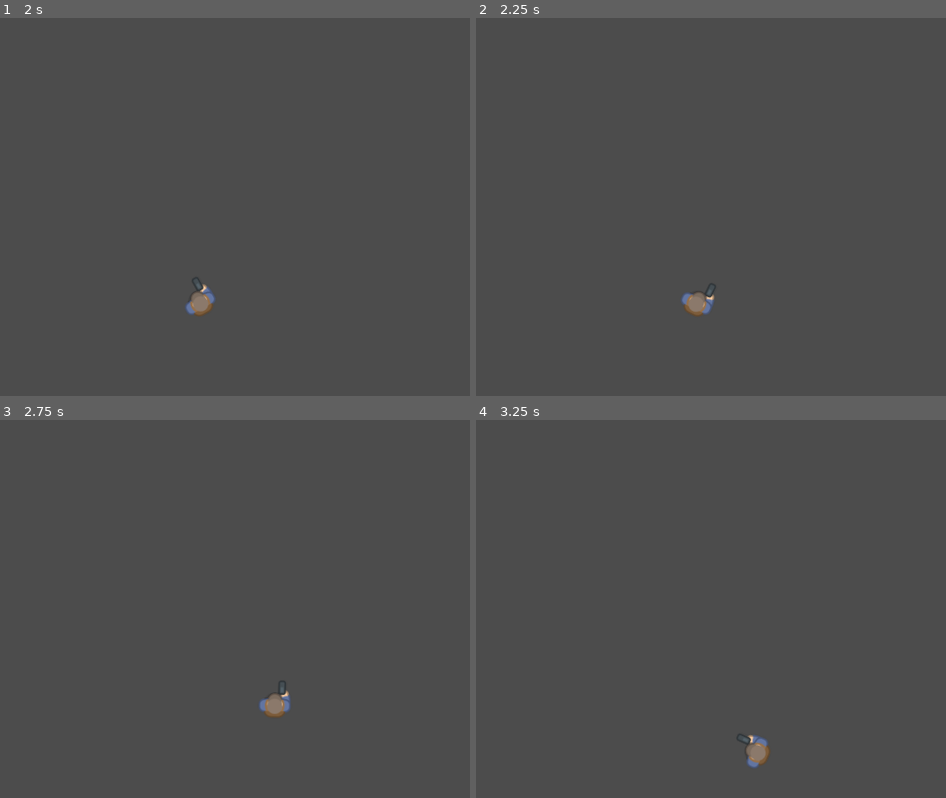
Above: before the commit, frames 1-4 (two rows, left to right).
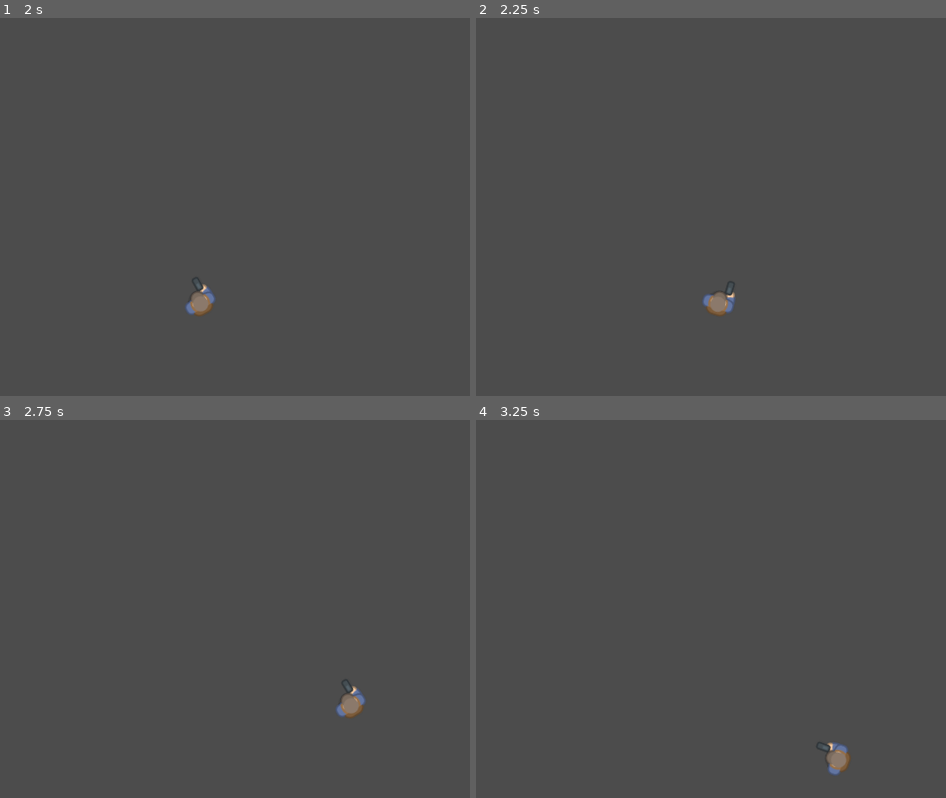
Above: after the commit, the same moments.

Repository: KGebski0036/Networking
Game: Godot game, scene res://UI.tscn
Two runs of this game, one before a commit and one after it. Both use one fixed random seed, a clock stepped at 60 frames per second and the inputs below.
Inputs (mouse positions are in pixels of both pictures, inside the frame that each line leads up to):
- Up to frame 1 (2 s): click (126, 36) at 0.52 s; type "12" at 0.6 s; click "Create Server" at 1.25 s
- Up to frame 2 (2.25 s): tap Enter at 2 s; move the mouse to (753, 184) at 2.02 s; hold D (right) from 2.03 s (still down); hold Ctrl (sprint, bound only after the commit) from 2.03 s (still down)
- Up to frame 3 (2.75 s): keep holding D (right); keep holding Ctrl (sprint, bound only after the commit)
- Up to frame 4 (3.25 s): move the mouse to (outside the picture) at 2.77 s; release D (right) at 2.78 s; release Ctrl (sprint, bound only after the commit) at 2.78 s; hold S (down) from 2.78 s (still down); tap Ctrl (sprint, bound only after the commit) at 2.85 s

Frame 1 is identical in both runs. In frame 2, 0.6% of the frame differs, in the area x 43-56%, y 69-79%; in frame 3, 0.7%; in frame 4, 0.7%, in the area x 55-80%, y 82-95%.

Commit message:
add sprint

Diff:
--- a/Player.gd
+++ b/Player.gd
@@ -1,6 +1,6 @@
 extends KinematicBody2D
 
-const speed = 300
+var speed = 300
 
 var velocity = Vector2.ZERO
 
@@ -13,6 +13,11 @@
 	if is_network_master():
 		var x = int(Input.is_action_pressed("right")) - int(Input.is_action_pressed("left"))
 		var y = int(Input.is_action_pressed("down")) - int(Input.is_action_pressed("up"))
+
+		speed = 300
+		if Input.is_action_pressed("sprint"):
+			speed *= 2
+
 
 		velocity = Vector2(x,y).normalized()
 
--- a/project.godot
+++ b/project.godot
@@ -77,6 +77,11 @@
 "events": [ Object(InputEventKey,"resource_local_to_scene":false,"resource_name":"","device":0,"alt":false,"shift":false,"control":false,"meta":false,"command":false,"pressed":false,"scancode":83,"unicode":0,"echo":false,"script":null)
  ]
 }
+sprint={
+"deadzone": 0.5,
+"events": [ Object(InputEventKey,"resource_local_to_scene":false,"resource_name":"","device":0,"alt":false,"shift":false,"control":false,"meta":false,"command":false,"pressed":false,"scancode":16777238,"unicode":0,"echo":false,"script":null)
+ ]
+}
 
 [rendering]
 
